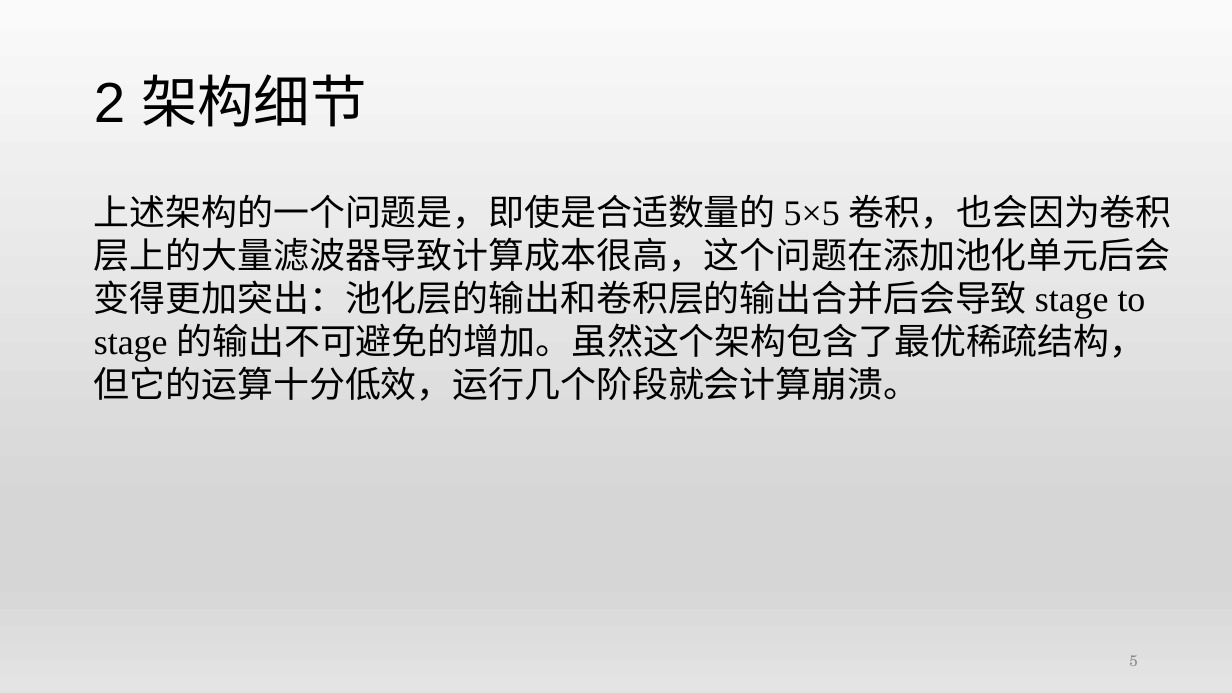
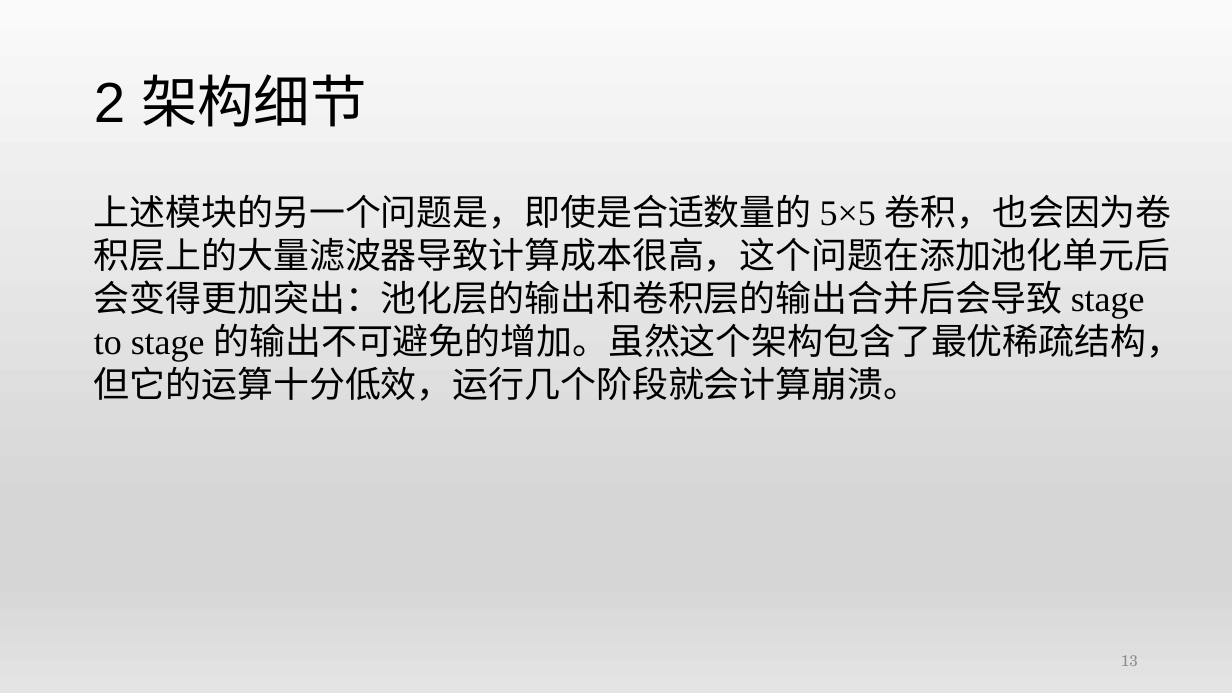
Before and after one commit to qianlinyi/hhu-medical-image-group, a slide deck: slide 13 of CNN PPT&笔记/2015-Going deeper with convolutions-Szegedy.pptx (slide 5 before the commit). Drawn at 1232x693 pixels with LibreOffice and Linux fonts; fonts in the diff are those of the drawing. Boxes give left, top, right and bottom in pixels: in the first picture for what was removed or moved away, otherwise in the second. Text is boxed around its words. In the diff, an @@ line names an element or a change of style, - is before the commit and + after.

Commit message:
20230105 钱霖奕 添加了googlenet和vgg的论文与笔记

```diff
--- a/CNN PPT&笔记/2015-Going deeper with convolutions-Szegedy.pptx
+++ b/CNN PPT&笔记/2015-Going deeper with convolutions-Szegedy.pptx
@@ text at (x1=94, y1=194, x2=1182, y2=401): text changed @@
-上述架构的一个问题是，即使是合适数量的 5×5 卷积，也会因为卷积层上的大量滤波器导致计算成本很高，这个问题在添加池化单元后会变得更加突出：池化层的输出和卷积层的输出合并后会导致 stage to stage 的输出不可避免的增加。虽然这个架构包含了最优稀疏结构，但它的运算十分低效，运行几个阶段就会计算崩溃。
+上述模块的另一个问题是，即使是合适数量的 5×5 卷积，也会因为卷积层上的大量滤波器导致计算成本很高，这个问题在添加池化单元后会变得更加突出：池化层的输出和卷积层的输出合并后会导致 stage to stage 的输出不可避免的增加。虽然这个架构包含了最优稀疏结构，但它的运算十分低效，运行几个阶段就会计算崩溃。
@@ page number at (x1=1121, y1=655, x2=1138, y2=666): text changed @@
-5
+13
```
Also in this commit, not shown: 4 other slides changed, 9 slides added, 4 other files.
